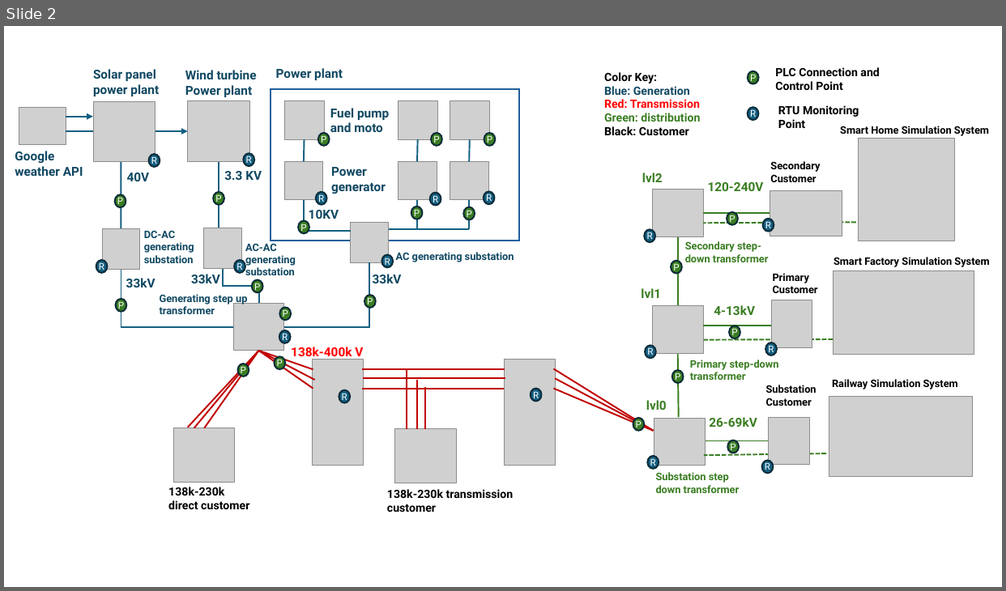
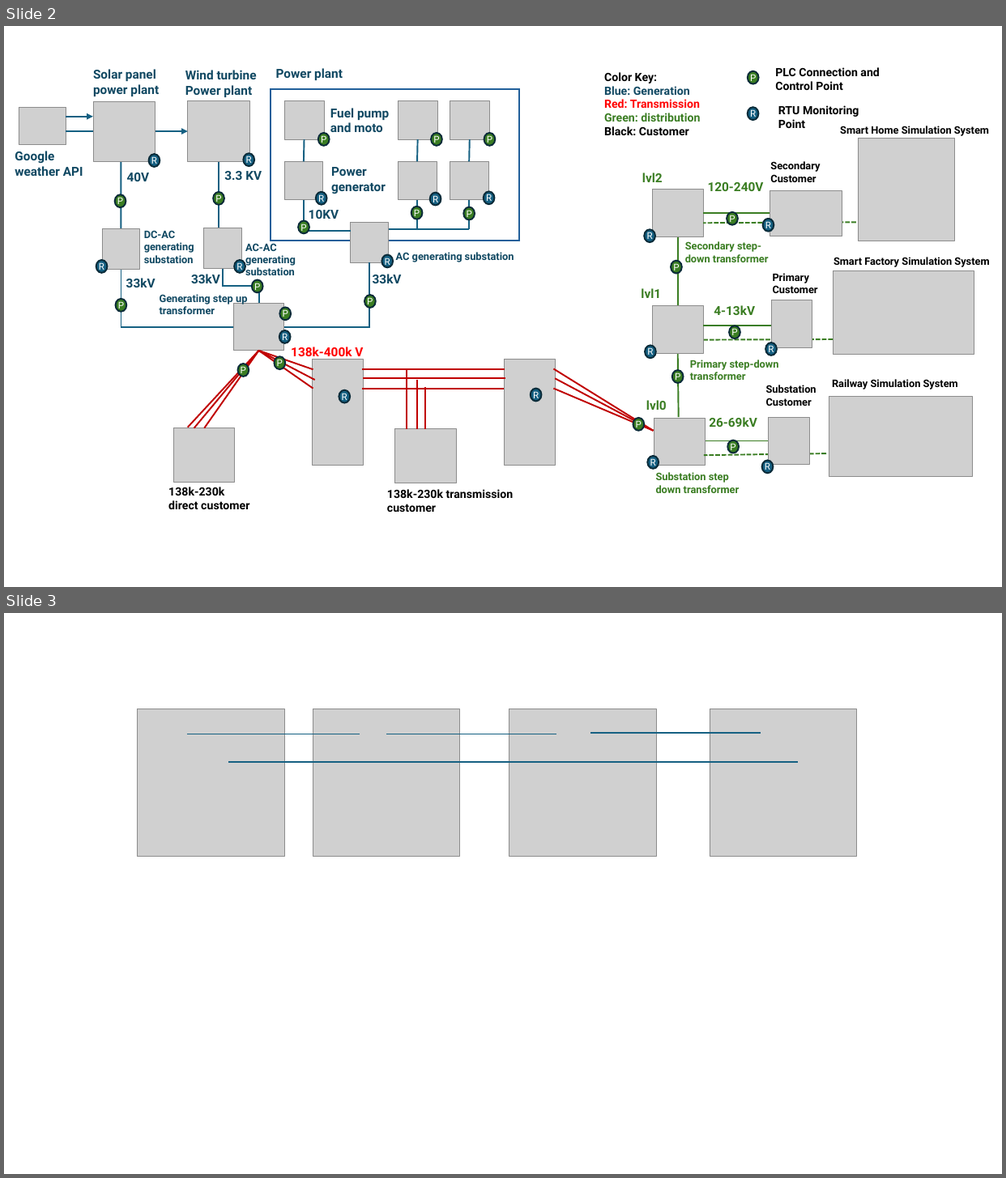
Before and after one commit to LiuYuancheng/Power_Grid_Simulation_System, a slide deck: designDoc/designDoc.pptx. Shown one above the other, each under a label of ours: slide 2 before the commit, slides 2 and 3 after it. The pictures are 1006x591 and 1006x1178 pixels, drawn with LibreOffice and Linux fonts; fonts in the diff are those of the drawing; grey boxes stand for pictures. Boxes give left, top, right and bottom in pixels: in the first picture for what was removed or moved away, otherwise in the second. Text is boxed around its words. In the diff, an @@ line names an element or a change of style, - is before the commit and + after.

```diff
--- a/designDoc/designDoc.pptx
+++ b/designDoc/designDoc.pptx
@@ slide 3 added at box(4, 613, 1002, 1174), background #FFFFFF @@
@@ picture added at box(138, 709, 285, 857) @@
@@ picture added at box(313, 709, 461, 857) @@
@@ picture added at box(509, 709, 657, 857) @@
@@ picture added at box(710, 709, 858, 857) @@
@@ line added from (591, 733) to (761, 733), #156082 1.5 pt @@
@@ line added from (187, 735) to (360, 735), #156082 1.5 pt @@
@@ line added from (386, 735) to (556, 735), #156082 1.5 pt @@
@@ line added from (228, 762) to (403, 762), #156082 1.5 pt @@
@@ line added from (403, 762) to (600, 762), #156082 1.5 pt @@
@@ line added from (600, 762) to (799, 762), #156082 1.5 pt @@
```
Also in this commit, not shown: 1 slide removed, 17 other files.
